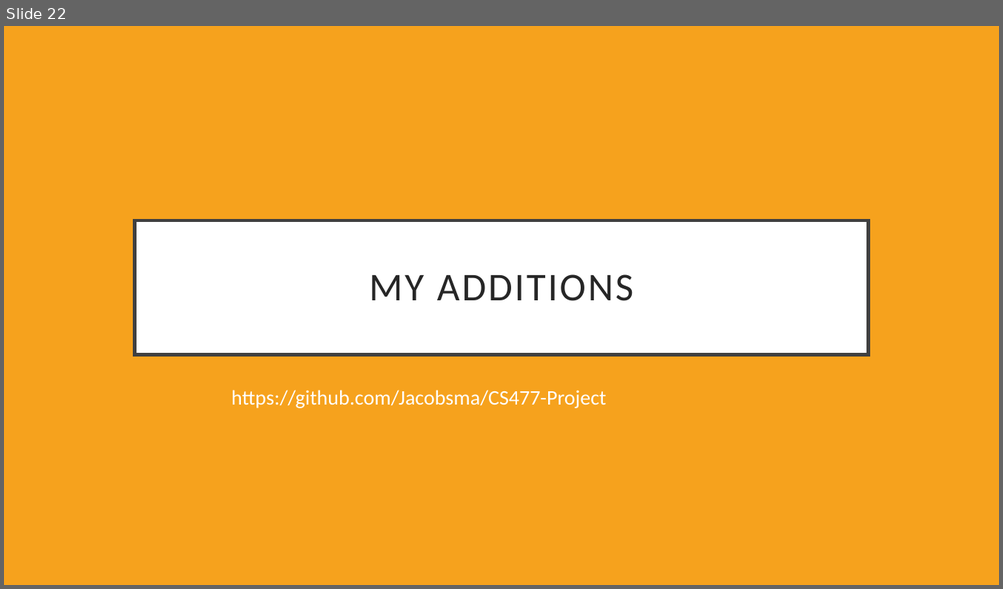
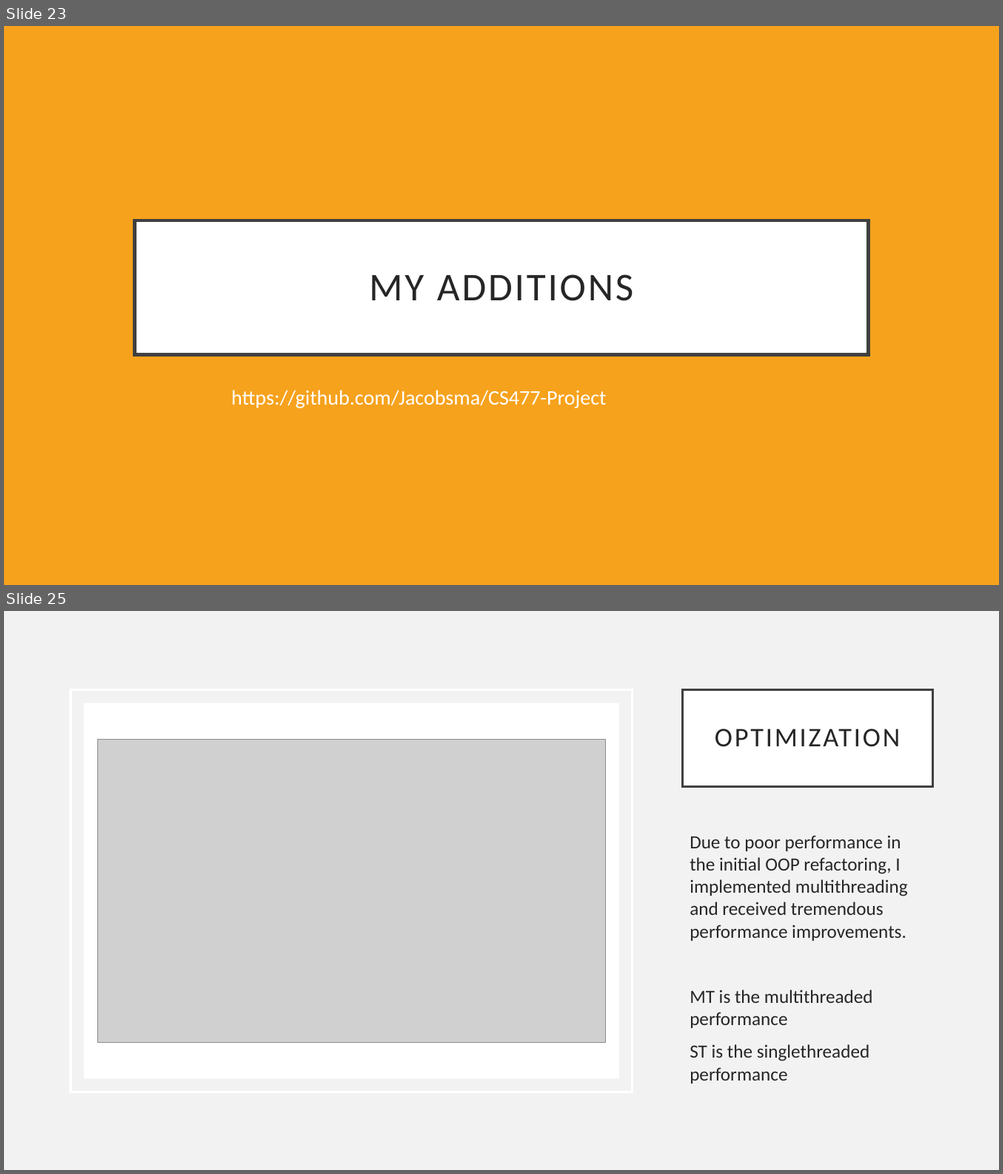
Before and after one commit to Jacobsma/CS477-Project, a slide deck: implementation.pptx. Shown one above the other, each under a label of ours: slide 22 before the commit, slides 23 and 25 after it; the slides between them are not shown. The pictures are 1003x589 and 1003x1174 pixels, drawn with LibreOffice and Linux fonts; fonts in the diff are those of the drawing; grey boxes stand for pictures. Boxes give left, top, right and bottom in pixels: in the first picture for what was removed or moved away, otherwise in the second. Text is boxed around its words. In the diff, an @@ line names an element or a change of style, - is before the commit and + after.

```diff
--- a/implementation.pptx
+++ b/implementation.pptx
@@ slide 25 added at <box>4,611,999,1170</box>, background #F2F2F2 @@
@@ rectangle added at <box>71,689,632,1092</box>, outline #FFFFFF 2.5 pt @@
@@ title added at <box>683,689,932,786</box>, fill #FFFFFF, outline #404040 2.5 pt, 26 pt, text #262626 @@
+OPTIMIZATION
@@ rectangle added at <box>84,703,619,1079</box>, fill #FFFFFF @@
@@ picture added at <box>97,739,606,1043</box> @@
@@ text added at <box>689,835,908,1084</box>, 18 pt, text #262626 @@
+Due to poor performance in the initial OOP refactoring, I implemented multithreading and received tremendous performance improvements.
+MT is the multithreaded performance
+ST is the singlethreaded performance
@@ what was slide 22 is now slide 23 @@
```
Also in this commit, not shown: 1 slide changed, 5 other slides added, 5 other files.
